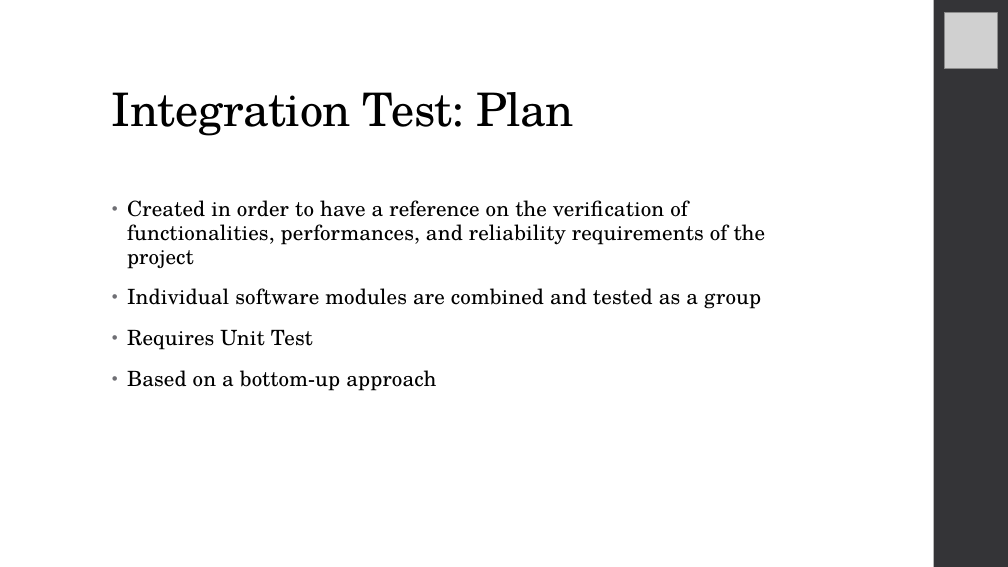
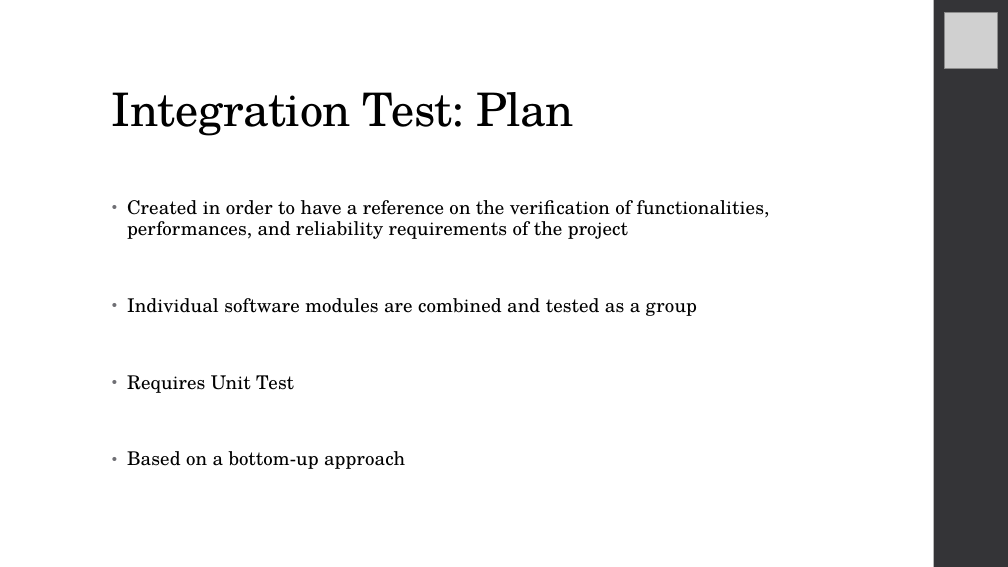
Before and after one commit to RiccardoDeTogni/BucciDeTogniTaxiService, a slide deck: slide 15 of Slides.pptx. Drawn at 1008x567 pixels with LibreOffice and Linux fonts; fonts in the diff are those of the drawing; grey boxes stand for pictures. Boxes give left, top, right and bottom in pixels: in the first picture for what was removed or moved away, otherwise in the second. Text is boxed around its words. In the diff, an @@ line names an element or a change of style, - is before the commit and + after.

```diff
--- a/Slides.pptx
+++ b/Slides.pptx
@@ text "Created in order to have ..." at box(127, 200, 770, 469): size 20 to 18 pt @@
```
Also in this commit, not shown: 9 other slides changed, 1 slide added, 1 slide removed, 2 other files.
